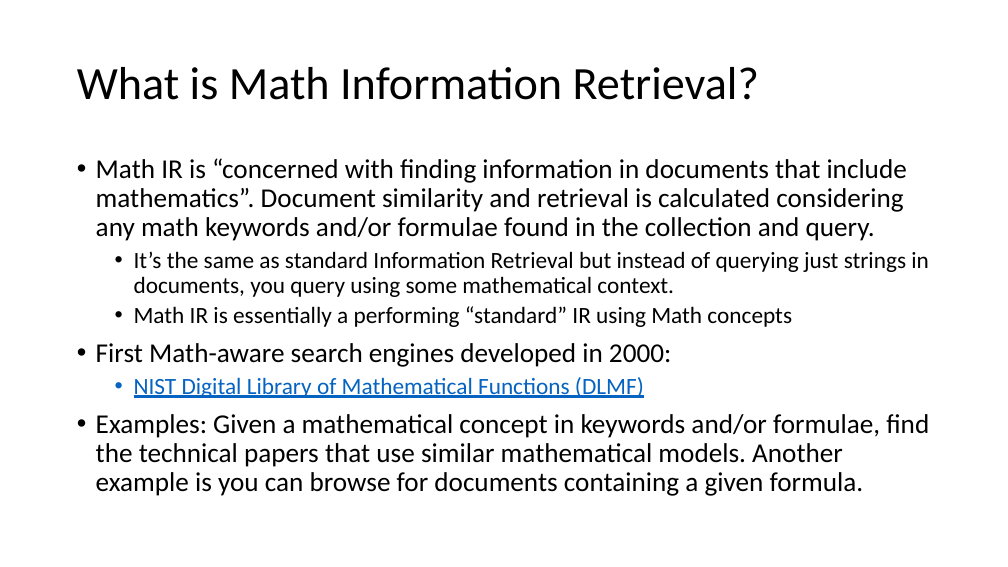
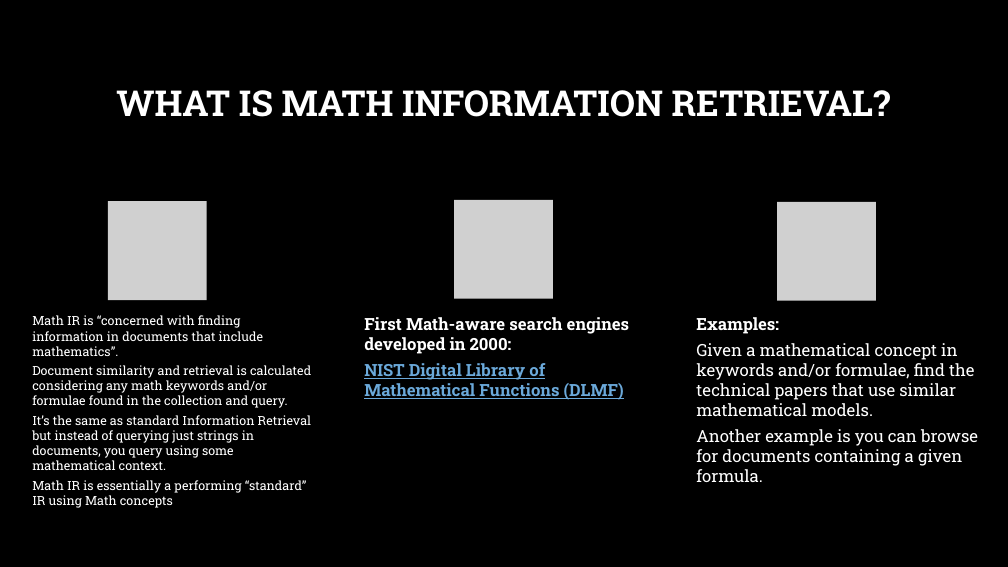
Before and after one commit to pure0022/math-IR-ARQMath-CompuBERT, a slide deck: slide 2 of Math Information Retrieval.pptx. Drawn at 1008x567 pixels with LibreOffice and Linux fonts; fonts in the diff are those of the drawing; grey boxes stand for pictures; background and template pictures are left out. Boxes give left, top, right and bottom in pixels: in the first picture for what was removed or moved away, otherwise in the second. Text is boxed around its words. In the diff, an @@ line names an element or a change of style, - is before the commit and + after.

```diff
--- a/Math Information Retrieval.pptx
+++ b/Math Information Retrieval.pptx
@@ background #FFFFFF to picture (left out) @@
@@ title at bbox=[116, 90, 890, 117]: text changed; size 44 to 34 pt; font Calibri to Roboto Slab; text colour #000000 to #FFFFFF; bold on @@
-What is Math Information Retrieval?
+WHAT IS MATH INFORMATION RETRIEVAL?
@@ rectangle added at bbox=[0, 173, 1008, 567], fill #000000 at 50% opacity @@
@@ text removed at bbox=[96, 158, 929, 496] @@
-• Math IR is “concerned with finding information in documents that include mathematics”. Document similarity and retrieval is calculated considering any math keywords and/or formulae found in the collection and query.
-  • It’s the same as standard Information Retrieval but instead of querying just strings in documents, you query using some mathematical context.
-  • Math IR is essentially a performing “standard” IR using Math concepts
-• First Math-aware search engines developed in 2000:
-  • NIST Digital Library of Mathematical Functions (DLMF)
-• Examples: Given a mathematical concept in keywords and/or formulae, find the technical papers that use similar mathematical models. Another example is you can browse for documents containing a given formula.
@@ group added at bbox=[32, 200, 978, 493]: 3 pictures, 3 texts @@
+Math IR is “concerned with finding information in documents that include mathematics”.
+Document similarity and retrieval is calculated considering any math keywords and/or formulae found in the collection and query.
+It’s the same as standard Information Retrieval but instead of querying just strings in documents, you query using some mathematical context.
+Math IR is essentially a performing “standard” IR using Math concepts
+First Math-aware search engines developed in 2000:
+NIST Digital Library of Mathematical Functions (DLMF)
+Examples:
+Given a mathematical concept in keywords and/or formulae, find the technical papers that use similar mathematical models.
+Another example is you can browse for documents containing a given formula.
```
Also in this commit, not shown: 17 other slides changed, 4 slides added, 1 slide removed, 3 other files.
